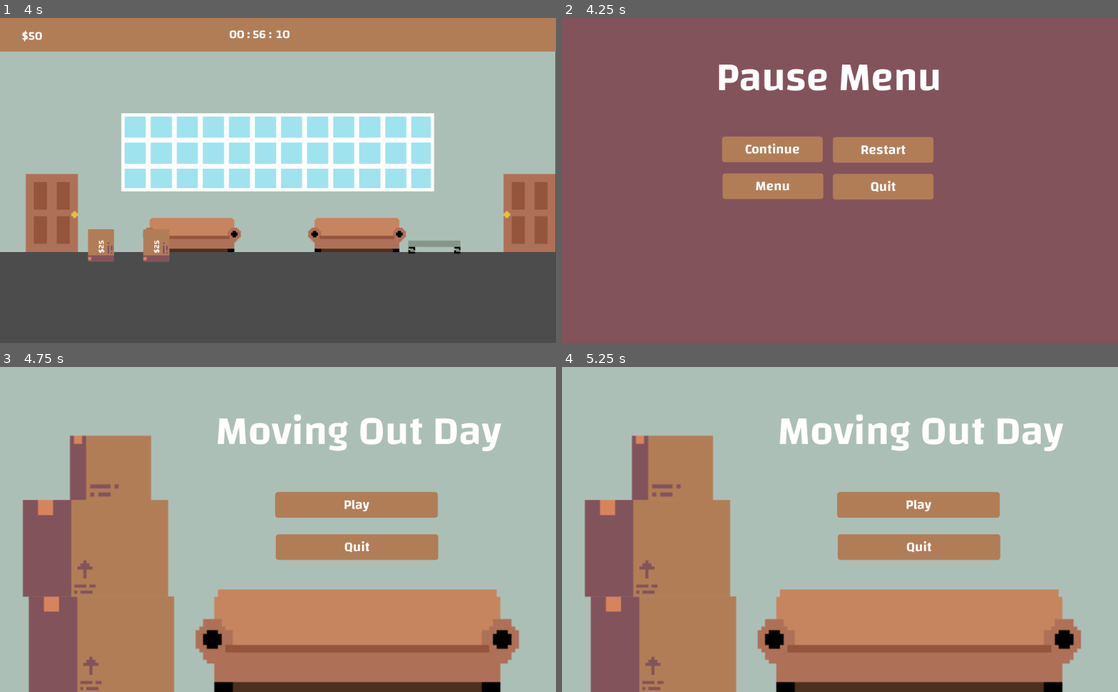
Above: before the commit, frames 1-4 (two rows, left to right).
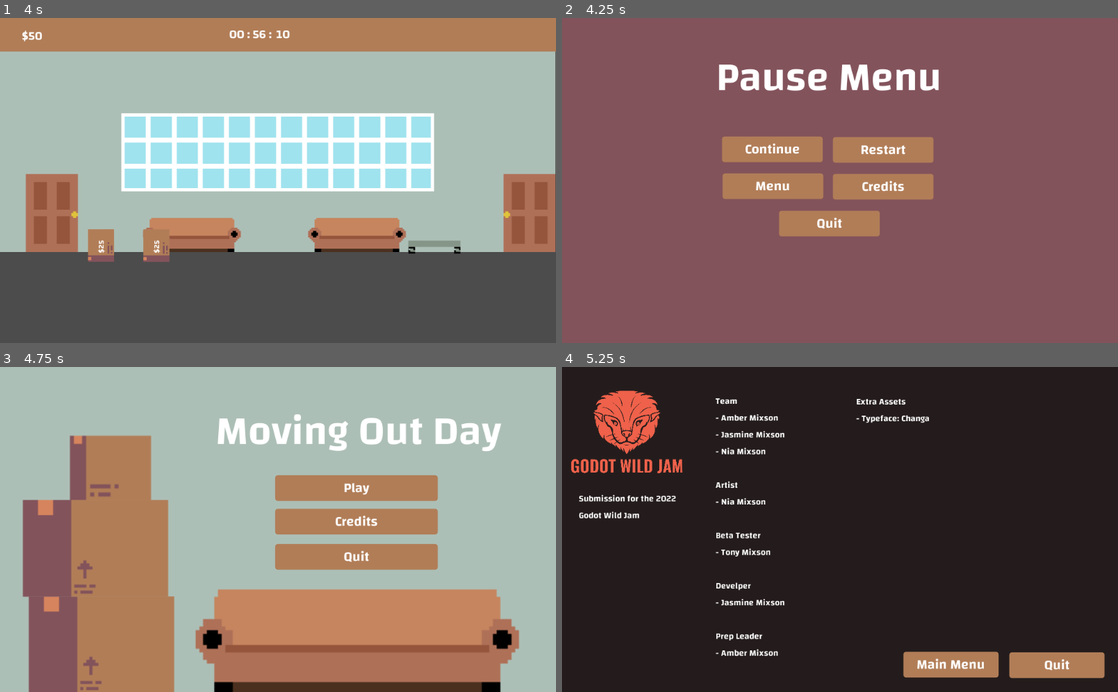
Above: after the commit, the same moments.

Repository: JMixson/moving-out-day
Game: Godot game, scene res://Scenes/Level 1.tscn
Same seed, same stepped clock (60 frames per second), same inputs: the game is played once before the commit and once after it.
Inputs (mouse positions are in pixels of both pictures, inside the frame that each line leads up to):
- Up to frame 1 (4 s): tap Enter at 0.5 s; hold Right (ui_right) 0.53-2.03 s; tap Up (ui_up) at 0.77, 1.52, 3.02, 3.77 s; hold Left (ui_left) 2.03-2.78 s; hold Right (ui_right) from 2.78 s (still down)
- Up to frame 2 (4.25 s): keep holding Right (ui_right); tap Escape (ui_cancel) at 4.15 s
- Up to frame 3 (4.75 s): release Right (ui_right) at 4.25 s; click "Menu" at 4.25 s
- Up to frame 4 (5.25 s): click (917, 523) at 5 s, where only the run after the commit has a clickable "Credits"

Frame 1 is identical in both runs. In frame 2, 1.6% of the frame differs, in the area x 39-62%, y 50-68%; in frame 3, 5.6%; in frame 4, 98%, in the area x 0-100%, y 0-100%.

Commit message:
Add credits button

Diff:
--- a/Scenes/Ending.tscn
+++ b/Scenes/Ending.tscn
@@ -56,17 +56,17 @@
 "_edit_use_anchors_": false
 }
 
-[node name="Q_Btn" type="Button" parent="."]
+[node name="C_Btn" type="Button" parent="."]
 margin_left = 519.0
 margin_top = 454.0
 margin_right = 686.0
 margin_bottom = 501.0
 mouse_default_cursor_shape = 2
 theme = ExtResource( 1 )
-text = "Quit"
+text = "Credits"
 __meta__ = {
 "_edit_use_anchors_": false
 }
 
 [connection signal="pressed" from="R_Btn" to="." method="_on_R_Btn_pressed"]
-[connection signal="pressed" from="Q_Btn" to="." method="_on_Q_Btn_pressed"]
+[connection signal="pressed" from="C_Btn" to="." method="_on_C_Btn_pressed"]
--- a/Scenes/Main Menu.tscn
+++ b/Scenes/Main Menu.tscn
@@ -52,9 +52,9 @@
 
 [node name="Play" type="Button" parent="."]
 margin_left = 507.0
-margin_top = 231.0
+margin_top = 200.0
 margin_right = 806.0
-margin_bottom = 278.0
+margin_bottom = 247.0
 mouse_default_cursor_shape = 2
 theme = ExtResource( 3 )
 text = "Play"
@@ -62,11 +62,23 @@
 "_edit_use_anchors_": false
 }
 
+[node name="Credits" type="Button" parent="."]
+margin_left = 507.0
+margin_top = 262.0
+margin_right = 806.0
+margin_bottom = 309.0
+mouse_default_cursor_shape = 2
+theme = ExtResource( 3 )
+text = "Credits"
+__meta__ = {
+"_edit_use_anchors_": false
+}
+
 [node name="Quit" type="Button" parent="."]
-margin_left = 508.0
-margin_top = 309.0
-margin_right = 807.0
-margin_bottom = 356.0
+margin_left = 507.0
+margin_top = 327.0
+margin_right = 806.0
+margin_bottom = 374.0
 mouse_default_cursor_shape = 2
 theme = ExtResource( 3 )
 text = "Quit"
@@ -75,4 +87,5 @@
 }
 
 [connection signal="pressed" from="Play" to="." method="_on_Play_pressed"]
+[connection signal="pressed" from="Credits" to="." method="_on_Credits_pressed"]
 [connection signal="pressed" from="Quit" to="." method="_on_Quit_pressed"]
--- a/Scenes/Pause.tscn
+++ b/Scenes/Pause.tscn
@@ -67,11 +67,23 @@
 "_edit_use_anchors_": false
 }
 
-[node name="Quit_Btn" type="Button" parent="."]
+[node name="Credits_Btn" type="Button" parent="."]
 margin_left = 499.0
 margin_top = 288.0
 margin_right = 684.0
 margin_bottom = 335.0
+mouse_default_cursor_shape = 2
+theme = ExtResource( 1 )
+text = "Credits"
+__meta__ = {
+"_edit_use_anchors_": false
+}
+
+[node name="Quit_Btn" type="Button" parent="."]
+margin_left = 400.0
+margin_top = 356.0
+margin_right = 585.0
+margin_bottom = 403.0
 mouse_default_cursor_shape = 2
 theme = ExtResource( 1 )
 text = "Quit"
@@ -82,4 +94,5 @@
 [connection signal="pressed" from="Continue_Btn" to="." method="_on_Continue_Btn_pressed"]
 [connection signal="pressed" from="Restart_Btn" to="." method="_on_Restart_Btn_pressed"]
 [connection signal="pressed" from="Menu_Btn" to="." method="_on_Menu_Btn_pressed"]
+[connection signal="pressed" from="Credits_Btn" to="." method="_on_Credits_Btn_pressed"]
 [connection signal="pressed" from="Quit_Btn" to="." method="_on_Quit_Btn_pressed"]
--- a/Scripts/Ending.gd
+++ b/Scripts/Ending.gd
@@ -21,5 +21,6 @@
 	get_tree().change_scene("res://Scenes/Level 1.tscn")
 	resume()
 
-func _on_Q_Btn_pressed():
-	get_tree().quit()
+func _on_C_Btn_pressed():
+	Global.price = 0
+	get_tree().change_scene("res://Scenes/Credits.tscn")
--- a/Scripts/Main Menu.gd
+++ b/Scripts/Main Menu.gd
@@ -4,6 +4,8 @@
 	get_tree().change_scene("res://Scenes/Level 1.tscn")
 	get_tree().paused = false
 
+func _on_Credits_pressed():
+	get_tree().change_scene("res://Scenes/Credits.tscn")
 
 func _on_Quit_pressed():
 	get_tree().quit()
--- a/Scripts/Pause.gd
+++ b/Scripts/Pause.gd
@@ -30,5 +30,9 @@
 	Global.price = 0
 	get_tree().change_scene("res://Scenes/Main Menu.tscn")
 
+func _on_Credits_Btn_pressed():
+	Global.price = 0
+	get_tree().change_scene("res://Scenes/Credits.tscn")
+
 func _on_Quit_Btn_pressed():
 	get_tree().quit()
